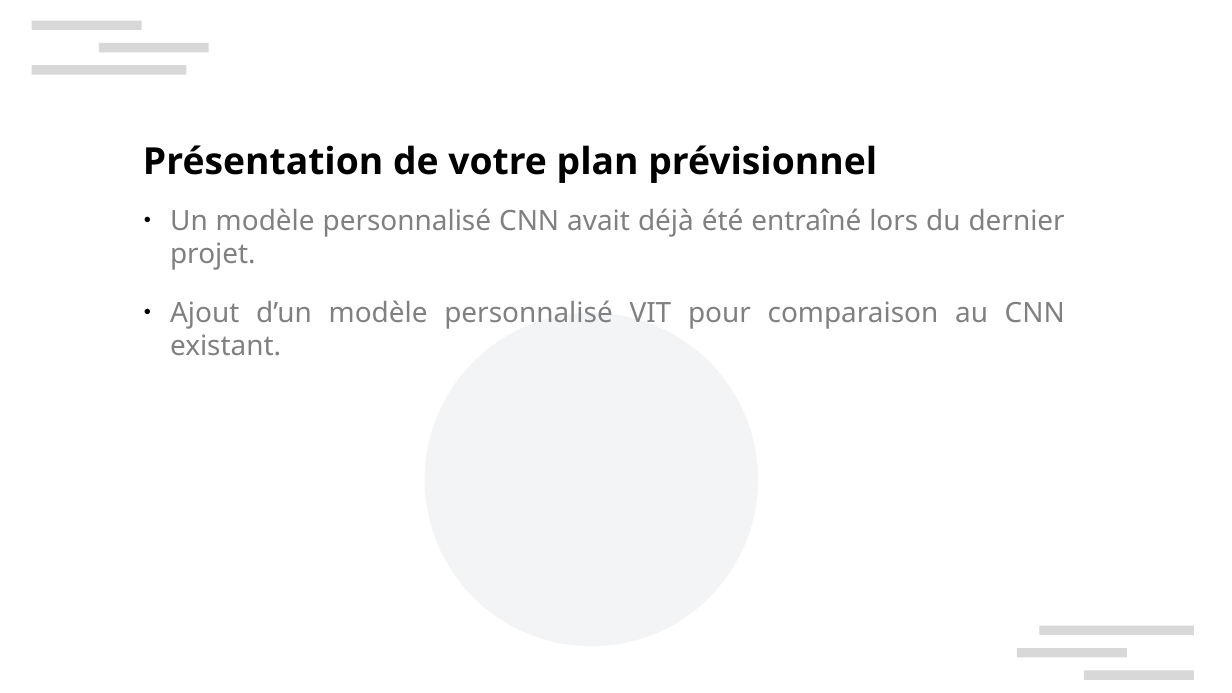
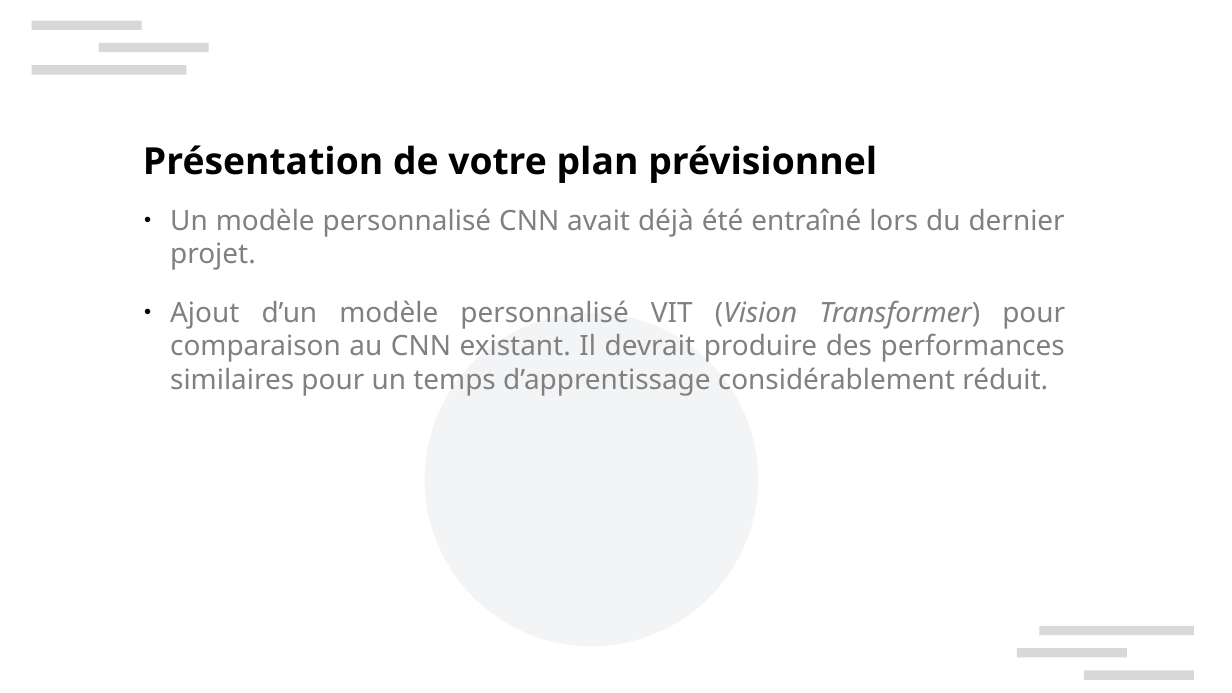
Before and after one commit to xbarrelet/ml-project-7, a slide deck: slide 5 of Barrelet_Xavier_5_presentation_102024.pptx. Drawn at 1232x693 pixels with LibreOffice and Linux fonts; fonts in the diff are those of the drawing; background and template pictures are left out. Boxes give left, top, right and bottom in pixels: in the first picture for what was removed or moved away, otherwise in the second. Text is boxed around its words. In the diff, an @@ line names an element or a change of style, - is before the commit and + after.

```diff
--- a/Barrelet_Xavier_5_presentation_102024.pptx
+++ b/Barrelet_Xavier_5_presentation_102024.pptx
@@ text at [170, 300, 1065, 396]: text changed @@
-● Ajout d’un modèle personnalisé VIT pour comparaison au CNN existant.
+● Ajout d’un modèle personnalisé VIT (Vision Transformer) pour comparaison au CNN existant. Il devrait produire des performances similaires pour un temps d’apprentissage considérablement réduit.
```
Also in this commit, not shown: 1 other slide changed, 1 slide added, 8 other files.
